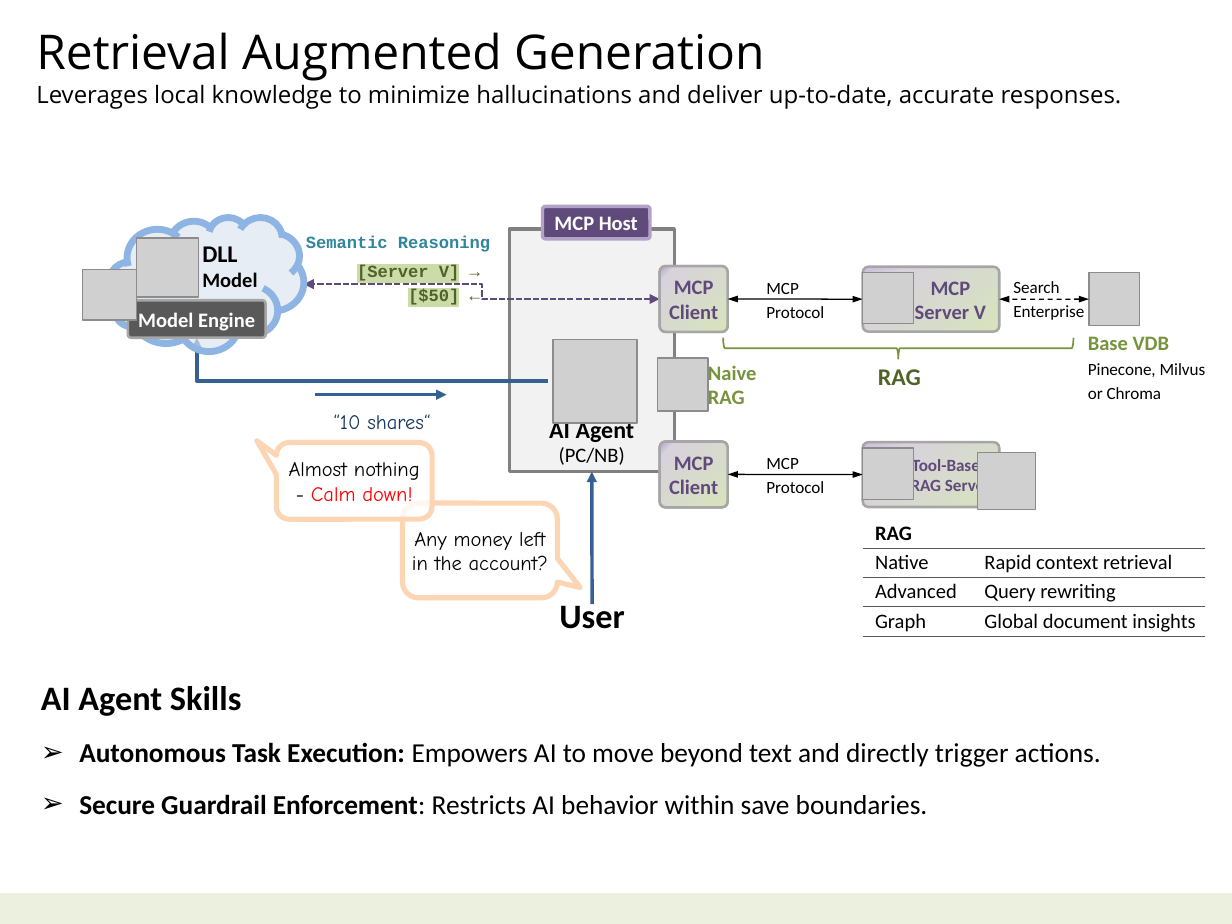
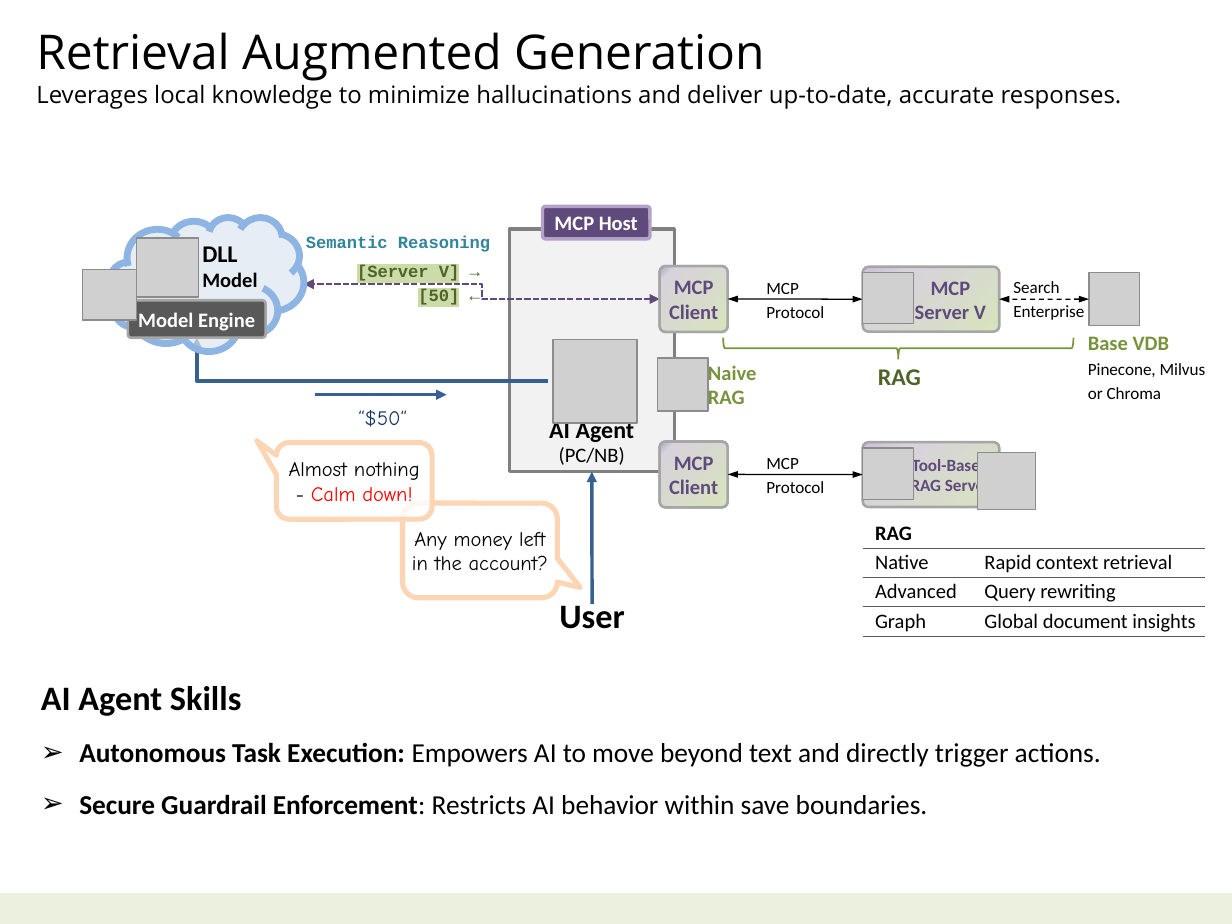
Before and after one commit to navibator/crazy-ai, a slide deck: slide 5 of ai-gemma.pptx. Drawn at 1232x924 pixels with LibreOffice and Linux fonts; fonts in the diff are those of the drawing; grey boxes stand for pictures. Boxes give left, top, right and bottom in pixels: in the first picture for what was removed or moved away, otherwise in the second. Text is boxed around its words. In the diff, an @@ line names an element or a change of style, - is before the commit and + after.

```diff
--- a/ai-gemma.pptx
+++ b/ai-gemma.pptx
@@ text at bbox=[418, 289, 459, 305]: text changed @@
-[$50] ←
+[50] ←
@@ text at bbox=[358, 410, 407, 427]: text changed @@
-“10 shares“
+“$50“
```
Also in this commit, not shown: 1 other file.
